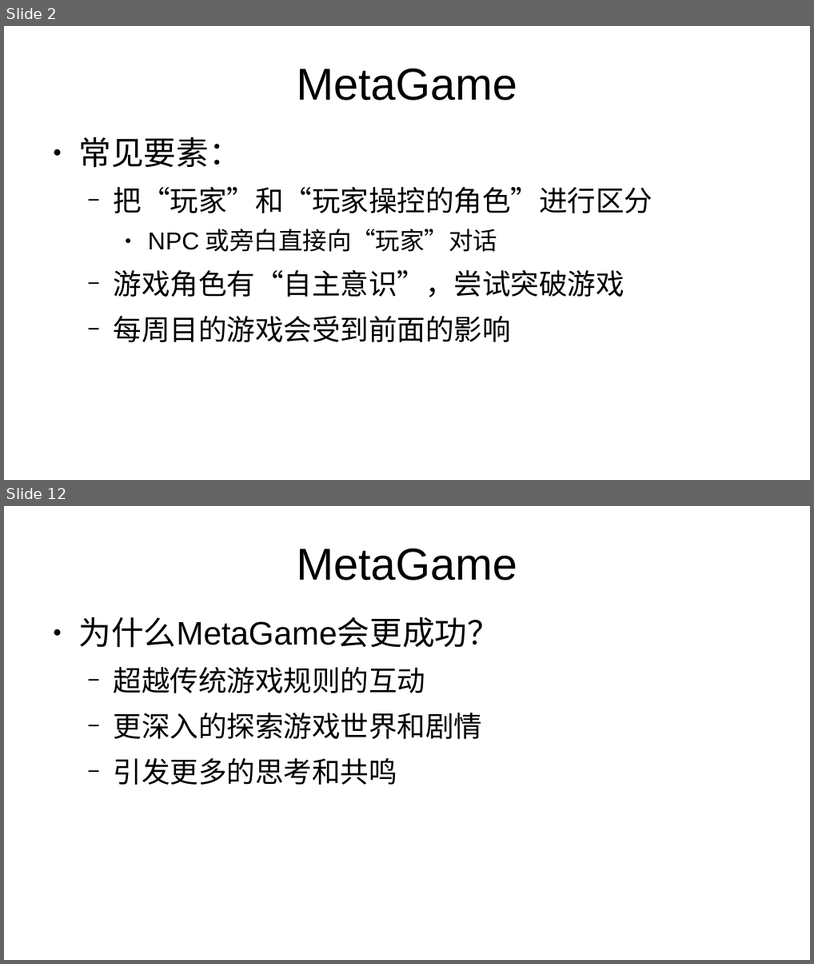
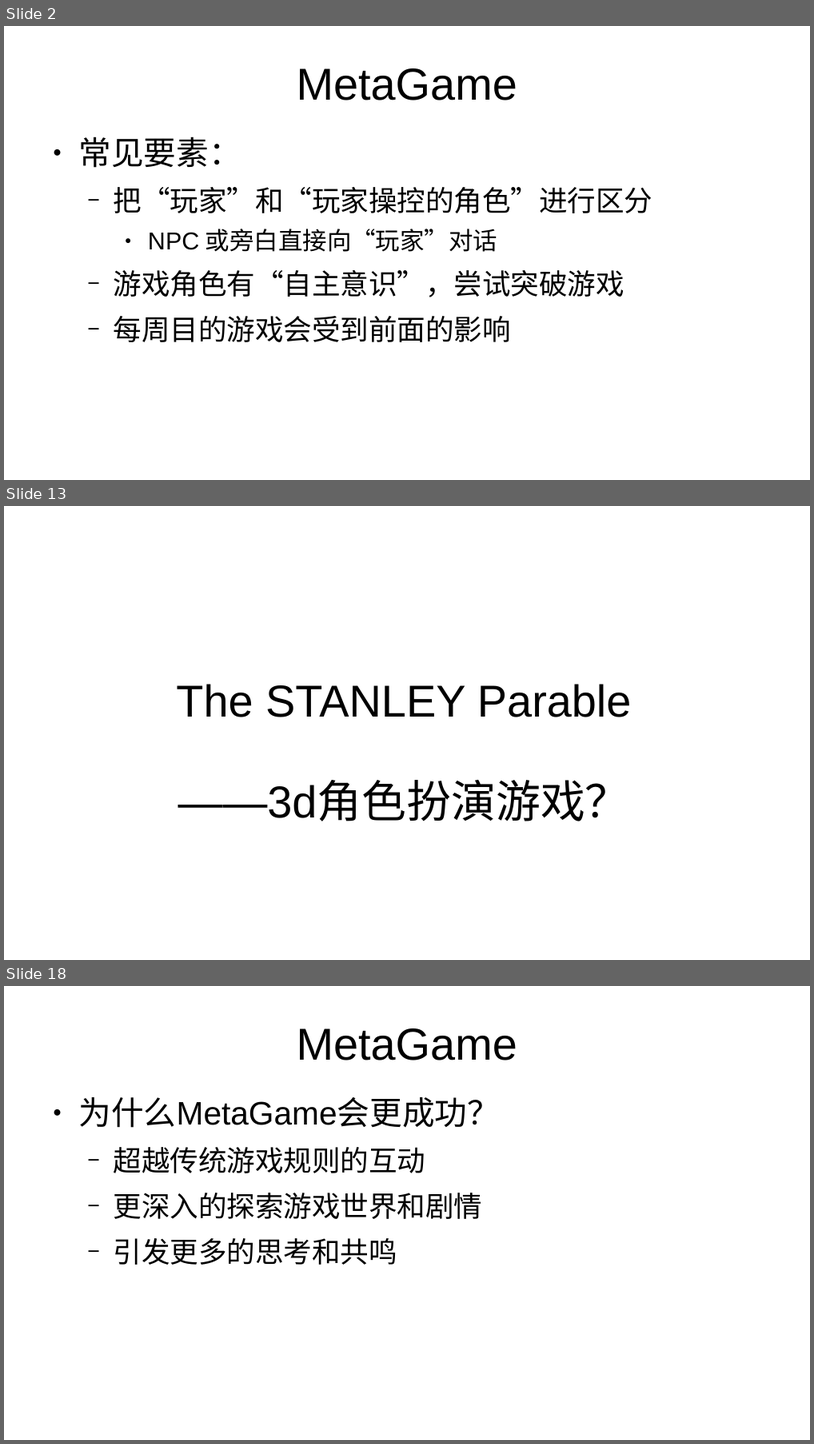
Before and after one commit to Luna5akura/luna, a slide deck: public/ppt/MetaGame.pptx. Shown one above the other, each under a label of ours: slides 2 and 12 before the commit, slides 2, 13 and 18 after it; the slides between them are not shown. The pictures are 814x964 and 814x1444 pixels, drawn with LibreOffice and Linux fonts; fonts in the diff are those of the drawing. Boxes give left, top, right and bottom in pixels: in the first picture for what was removed or moved away, otherwise in the second. Text is boxed around its words. In the diff, an @@ line names an element or a change of style, - is before the commit and + after.

```diff
--- a/public/ppt/MetaGame.pptx
+++ b/public/ppt/MetaGame.pptx
@@ slide 13 added at [4,506,810,960], background #FFFFFF @@
@@ title added at [176,684,631,717], 44 pt, text #000000 @@
+The STANLEY Parable
@@ text added at [178,781,630,821], 44 pt, text #000000 @@
+——3d角色扮演游戏？
@@ what was slide 12 is now slide 18 @@
```
Also in this commit, not shown: 5 other slides added.
